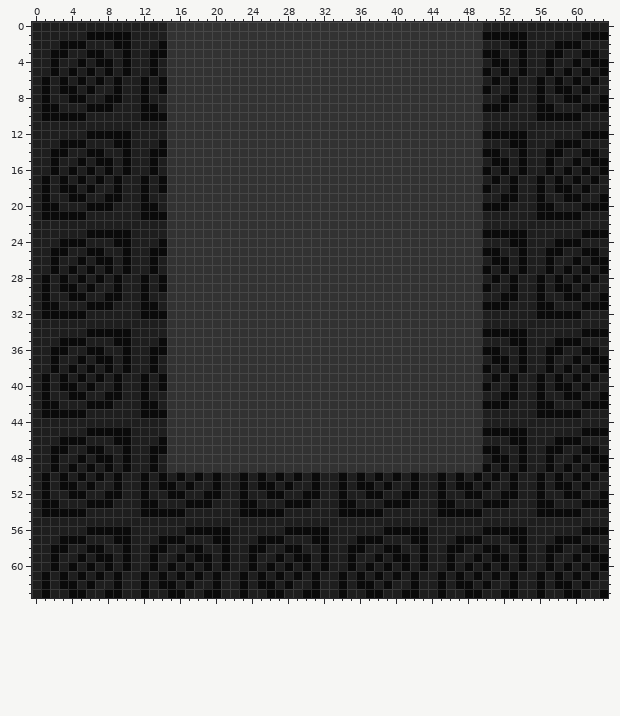
Pixel-art sprite -- images/player_idle_down_0.png. Above: the version before the commit.
The file is 64x64 pixels. Colours within 5 levels of each other are drawn and written as one.
And afterwards:
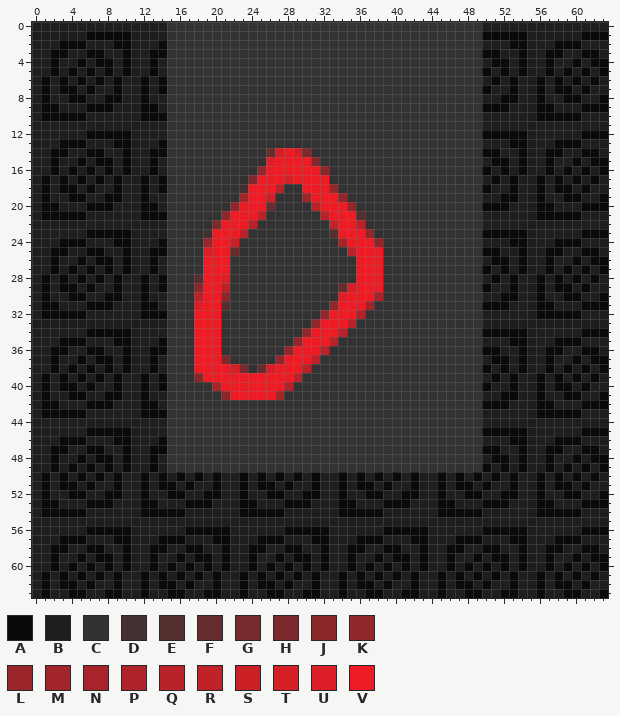
Palette (. is transparent): A #0a0a0a  B #1e1e1e  C #323232  D #433030  E #552e30  F #672c2e  G #782a2d  H #7e292d  J #89272b  K #90272b  L #9b262a  M #a12529  N #a7252a  P #ad2329  Q #b82228  R #bf2228  S #ca2026  T #d51f26  U #dc1e26  V #ed1c24
The exact change:
{"y":14,"x":26,"old":"CCCCC","new":"FTVTG"}
{"y":15,"x":26,"old":"CCCCCC","new":"UVVVVH"}
{"y":16,"x":25,"old":"CCCCCCCC","new":"KVVVVVVJ"}
{"y":17,"x":24,"old":"CCCCCCCCC","new":"HVVVTVVVV"}
{"y":18,"x":23,"old":"CCCCC","new":"DVVVQ"}
{"y":18,"x":30,"old":"CCCC","new":"VVVK"}
{"y":19,"x":23,"old":"CCCC","new":"MVVS"}
{"y":19,"x":30,"old":"CCCCC","new":"LVVVK"}
{"y":20,"x":22,"old":"CCCCC","new":"KVVVF"}
{"y":20,"x":31,"old":"CCCCC","new":"QVVVK"}
{"y":21,"x":21,"old":"CCCCC","new":"KVVVQ"}
{"y":21,"x":32,"old":"CCCCC","new":"QVVVE"}
{"y":22,"x":20,"old":"CCCCC","new":"HVVVQ"}
{"y":22,"x":33,"old":"CCCC","new":"RVVQ"}
{"y":23,"x":19,"old":"CCCCC","new":"DVVVQ"}
{"y":23,"x":33,"old":"CCCCC","new":"EVVVK"}
{"y":24,"x":19,"old":"CCCC","new":"LVVS"}
{"y":24,"x":34,"old":"CCCCC","new":"NVVVJ"}
{"y":25,"x":19,"old":"CCCC","new":"UVVF"}
{"y":25,"x":35,"old":"CCCC","new":"QVVV"}
{"y":26,"x":19,"old":"CCC","new":"VVV"}
{"y":26,"x":36,"old":"CCC","new":"VVV"}
{"y":27,"x":19,"old":"CCC","new":"VVV"}
{"y":27,"x":36,"old":"CCC","new":"VVV"}
{"y":28,"x":18,"old":"CCCC","new":"EVVU"}
{"y":28,"x":36,"old":"CCC","new":"VVV"}
{"y":29,"x":18,"old":"CCCC","new":"JVVQ"}
{"y":29,"x":34,"old":"CCCCC","new":"FTVVV"}
{"y":30,"x":18,"old":"CCCC","new":"QVVJ"}
{"y":30,"x":34,"old":"CCCCC","new":"UVVVM"}
{"y":31,"x":18,"old":"CCCC","new":"UVVE"}
{"y":31,"x":33,"old":"CCCCC","new":"KVVVM"}
{"y":32,"x":18,"old":"CCC","new":"VVV"}
{"y":32,"x":32,"old":"CCCCC","new":"KVVVP"}
{"y":33,"x":18,"old":"CCC","new":"VVV"}
{"y":33,"x":31,"old":"CCCCC","new":"KVVVQ"}
{"y":34,"x":18,"old":"CCC","new":"VVV"}
{"y":34,"x":30,"old":"CCCCC","new":"KVVVQ"}
{"y":35,"x":18,"old":"CCC","new":"VVV"}
{"y":35,"x":29,"old":"CCCCC","new":"KVVVQ"}
{"y":36,"x":18,"old":"CCC","new":"VVV"}
{"y":36,"x":28,"old":"CCCCC","new":"KVVVQ"}
{"y":37,"x":18,"old":"CCCC","new":"VVVH"}
{"y":37,"x":27,"old":"CCCCC","new":"KVVVQ"}
{"y":38,"x":18,"old":"CCCCCC","new":"VVVVTG"}
{"y":38,"x":25,"old":"CCCCCC","new":"FTVVVQ"}
{"y":39,"x":18,"old":"CCCCCCCCCCCC","new":"JVVVVVVVVVVQ"}
{"y":40,"x":20,"old":"CCCCCCCCC","new":"NVVVVVVVP"}
{"y":41,"x":21,"old":"CCCCCCC","new":"JVVVVVM"}
{"label":"changed","picture_box":[194,148,383,400]}
